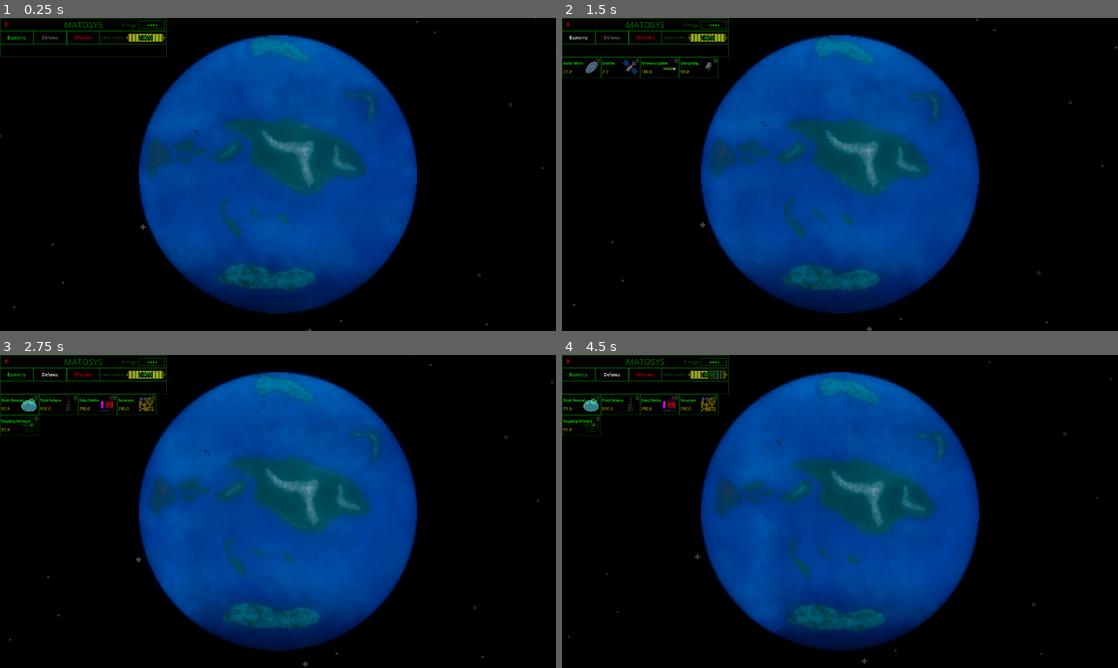
Above: before the commit, frames 1-4 (two rows, left to right).
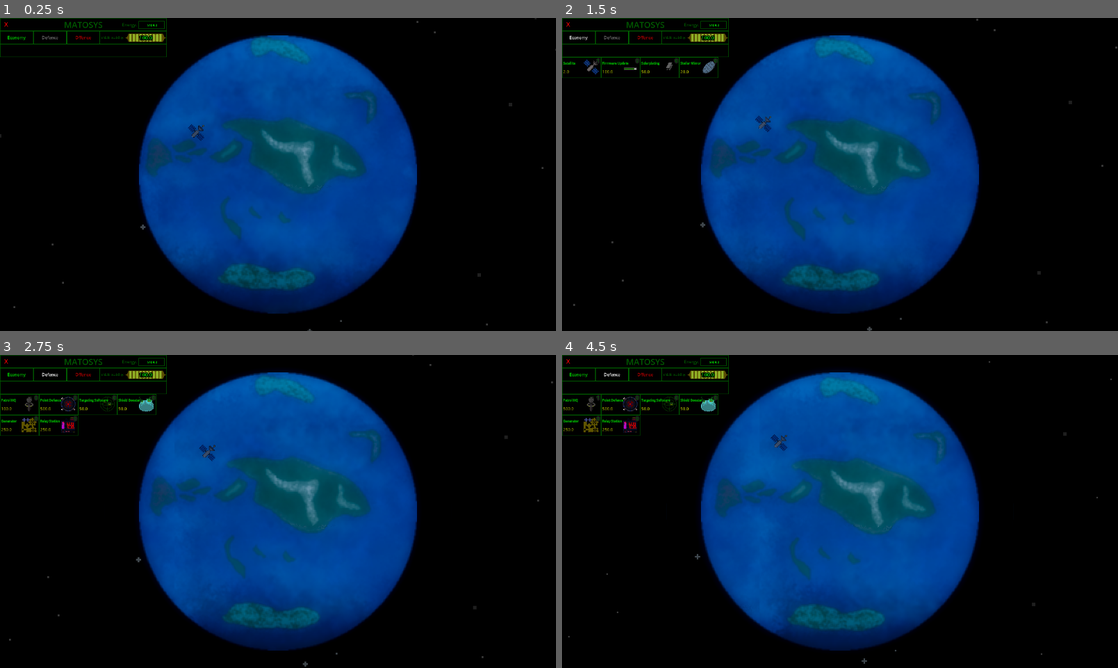
Above: after the commit, the same moments.

Repository: Matobro/yeehaw
Game: Godot game, scene res://PlanetScene.tscn
Two runs of this game, one before a commit and one after it. Both use one fixed random seed, a clock stepped at 60 frames per second and the inputs below.
Inputs (mouse positions are in pixels of both pictures, inside the frame that each line leads up to):
- Up to frame 1 (0.25 s): no input
- Up to frame 2 (1.5 s): click "Offensive" (after the commit: "Offence") at 0.5 s; click "Economy" at 1.25 s
- Up to frame 3 (2.75 s): click "Defence" at 2 s
- Up to frame 4 (4.5 s): click (584, 405) at 2.77 s; click "Economy" at 3.5 s; click "Defence" at 4.25 s

The runs differ from the first frame. In frame 1, 0.1% of the frame differs, in the area x 13-37%, y 5-40%; in frame 2, 0.5%; in frame 3, 0.9%; in frame 4, 0.9%, in the area x 0-41%, y 2-31%.

Commit message:
update 1

Diff:
--- a/AlarmArea.gd
+++ b/AlarmArea.gd
@@ -69,3 +69,14 @@
 	if exited_area.ship_team == 1:
 		if exited_area.origin in allies_in_area:
 			allies_in_area.erase(exited_area.origin)
+
+
+func get_random_enemy_in_area() -> Ship:
+	var valid_enemies = enemies_in_area.filter(func(ship):
+		return is_instance_valid(ship) and not ship.dead
+	)
+
+	if valid_enemies.is_empty():
+		return null
+
+	return valid_enemies.pick_random()
--- a/Economy.gd
+++ b/Economy.gd
@@ -18,6 +18,12 @@
 
 var point_defence_speed: float = 2.0 # in seconds
 var point_defence_speed_min: float = 0.1
+
+var defence_turret_speed: float = 1.0
+var defence_turret_speed_min: float = 0.1
+
+var defence_turret_damage: float = 1.0
+var defence_turret_bullet_speed: float = 200.0
 
 func add_power_up(type: PowerUp.Type, amount: float) -> bool:
 	var success: bool = true
@@ -111,3 +117,19 @@
 
 func get_point_defence_speed_min() -> float:
 	return point_defence_speed_min
+
+
+func get_defence_turret_speed() -> float:
+	return defence_turret_speed
+
+
+func get_defence_turret_speed_min() -> float:
+	return defence_turret_speed_min
+
+
+func get_defence_turret_damage() -> float:
+	return defence_turret_damage
+
+
+func get_defence_turret_bullet_speed() -> float:
+	return defence_turret_bullet_speed
--- /dev/null
+++ b/Items/Database/Autocannon.tres
@@ -0,0 +1,15 @@
+[gd_resource type="Resource" script_class="ItemData" format=3 uid="uid://cvqar7mh3dumt"]
+
+[ext_resource type="Script" uid="uid://ckw3mtxxh7toi" path="res://Items/ItemData.gd" id="1_0tqn2"]
+[ext_resource type="Texture2D" uid="uid://d0kmrj2b6oooy" path="res://Items/Sprites/AutocannonIcon.png" id="1_o0x2y"]
+[ext_resource type="PackedScene" uid="uid://cvo7wi87355kh" path="res://Satellite/DefenceTurret.tscn" id="2_37w7o"]
+
+[resource]
+script = ExtResource("1_0tqn2")
+item_category = 2
+item_scene = ExtResource("2_37w7o")
+item_icon = ExtResource("1_o0x2y")
+item_base_price = 250.0
+item_name = "Autocannon"
+item_description = "Shoots at enemy ships"
+metadata/_custom_type_script = "uid://ckw3mtxxh7toi"
--- a/Items/Database/FirmwareUpdate.tres
+++ b/Items/Database/FirmwareUpdate.tres
@@ -11,6 +11,6 @@
 item_icon = ExtResource("1_ck7f4")
 item_base_price = 100.0
 item_name = "Firmware Update"
-item_description = "Increases energy production by [color=green]{flat}[/color]
+item_description = "Increases satellite energy production by [color=green]{flat}[/color]
 Current flat bonus: [color=yellow]{energy_flat_bonus}[/color]"
 metadata/_custom_type_script = "uid://ckw3mtxxh7toi"
--- a/Items/Database/Generator.tres
+++ b/Items/Database/Generator.tres
@@ -12,6 +12,7 @@
 item_icon = ExtResource("1_33nrw")
 item_base_price = 250.0
 item_name = "Generator"
+price_scaling = 1.05
 item_description = "Increases shield regeneration by [color=green]{flat}[/color]
 Current regeneration: [color=yellow]{regeneration_amount}[/color]"
 metadata/_custom_type_script = "uid://ckw3mtxxh7toi"
--- /dev/null
+++ b/Items/Database/PatrolHQ.tres
@@ -0,0 +1,22 @@
+[gd_resource type="Resource" script_class="ItemData" format=3 uid="uid://dl02020bwdckp"]
+
+[ext_resource type="Texture2D" uid="uid://8hg6p5tt6bvp" path="res://Buildings/OrbitalBuilding..png" id="1_hnhto"]
+[ext_resource type="PackedScene" uid="uid://bhve3c5753kbt" path="res://ShipFactory.tscn" id="2_t5y0a"]
+[ext_resource type="Script" uid="uid://ckw3mtxxh7toi" path="res://Items/ItemData.gd" id="3_h4alj"]
+
+[sub_resource type="AtlasTexture" id="AtlasTexture_mplun"]
+atlas = ExtResource("1_hnhto")
+region = Rect2(64, 0, 64, 0)
+
+[resource]
+script = ExtResource("3_h4alj")
+item_category = 1
+item_scene = ExtResource("2_t5y0a")
+item_icon = SubResource("AtlasTexture_mplun")
+item_base_price = 100.0
+item_name = "Patrol HQ"
+price_scaling = 5.0
+item_description = "Builds patrol ships that stay near the planet to defend
+
+Max ships: [color=yellow]{max_ships}[/color]"
+metadata/_custom_type_script = "uid://ckw3mtxxh7toi"
--- a/Items/Database/PointDefenceTurret.tres
+++ b/Items/Database/PointDefenceTurret.tres
@@ -1,7 +1,7 @@
 [gd_resource type="Resource" script_class="ItemData" format=3 uid="uid://coau4cspiqmvg"]
 
 [ext_resource type="PackedScene" uid="uid://dl0uk3lq14spa" path="res://Satellite/PointDefenceTurret.tscn" id="1_8r35n"]
-[ext_resource type="Texture2D" uid="uid://d0kmrj2b6oooy" path="res://Items/Sprites/AutocannonIcon.png" id="1_08yo6"]
+[ext_resource type="Texture2D" uid="uid://bpkp6l56ta2n7" path="res://Items/Sprites/PointDefence.png" id="1_08yo6"]
 [ext_resource type="Script" uid="uid://ckw3mtxxh7toi" path="res://Items/ItemData.gd" id="1_vtm2t"]
 
 [resource]
--- a/Items/Database/Relay Station.tres
+++ b/Items/Database/Relay Station.tres
@@ -12,6 +12,7 @@
 item_icon = ExtResource("1_6vv47")
 item_base_price = 250.0
 item_name = "Relay Station"
+price_scaling = 1.05
 item_description = "Decreases shield regeneration delay by [color=green]{flat}[/color]s
 Current delay: [color=yellow]{shield_delay}[/color]s"
 metadata/_custom_type_script = "uid://ckw3mtxxh7toi"
--- a/Items/Database/ShieldBooster.tres
+++ b/Items/Database/ShieldBooster.tres
@@ -12,7 +12,7 @@
 item_icon = ExtResource("1_wrvyd")
 item_base_price = 50.0
 item_name = "Shield Booster"
-price_scaling = 1.5
+price_scaling = 2.0
 item_description = "Increases maximum shield by [color=green]{flat}[/color]
 Current: [color=yellow]{max_shield}[/color]"
 metadata/_custom_type_script = "uid://ckw3mtxxh7toi"
--- a/Items/Database/ShipFactory.tres
+++ /dev/null
@@ -1,22 +0,0 @@
-[gd_resource type="Resource" script_class="ItemData" format=3 uid="uid://dl02020bwdckp"]
-
-[ext_resource type="Texture2D" uid="uid://8hg6p5tt6bvp" path="res://Buildings/OrbitalBuilding..png" id="1_dvfy7"]
-[ext_resource type="Script" uid="uid://ckw3mtxxh7toi" path="res://Items/ItemData.gd" id="1_vgsiw"]
-[ext_resource type="PackedScene" uid="uid://bhve3c5753kbt" path="res://ShipFactory.tscn" id="2_q1f7s"]
-
-[sub_resource type="AtlasTexture" id="AtlasTexture_mplun"]
-atlas = ExtResource("1_dvfy7")
-region = Rect2(64, 0, 64, 0)
-
-[resource]
-script = ExtResource("1_vgsiw")
-item_category = 2
-item_scene = ExtResource("2_q1f7s")
-item_icon = SubResource("AtlasTexture_mplun")
-item_base_price = 50.0
-item_name = "Ship Factory"
-price_scaling = 10.0
-item_description = "Builds ships
-
-Max ships: [color=yellow]{max_ships}[/color]"
-metadata/_custom_type_script = "uid://ckw3mtxxh7toi"
--- a/Items/Database/SolarPlating.tres
+++ b/Items/Database/SolarPlating.tres
@@ -12,6 +12,6 @@
 item_base_price = 50.0
 item_name = "Solarplating"
 price_scaling = 1.5
-item_description = "Increases energy harvest speed by [color=green]{value}[/color]
+item_description = "Increases satellite energy harvest speed by [color=green]{value}[/color]
 Current harvest speed: [color=yellow]{harvest_speed}[/color]"
 metadata/_custom_type_script = "uid://ckw3mtxxh7toi"
--- a/Items/Database/StellarMirror.tres
+++ b/Items/Database/StellarMirror.tres
@@ -12,6 +12,6 @@
 item_base_price = 20.0
 item_name = "Stellar Mirror"
 price_scaling = 1.5
-item_description = "Increases energy production by [color=green]{value}[/color]
+item_description = "Increases satellite energy production by [color=green]{value}[/color]
 Current: [color=yellow]{energy_multiplier}[/color]"
 metadata/_custom_type_script = "uid://ckw3mtxxh7toi"
--- a/PlanetScene.tscn
+++ b/PlanetScene.tscn
@@ -566,7 +566,7 @@
 theme_override_styles/hover = ExtResource("16_pbg03")
 theme_override_styles/disabled = ExtResource("16_pbg03")
 theme_override_styles/focus = ExtResource("16_pbg03")
-text = "Offensive"
+text = "Offence"
 clip_text = true
 script = ExtResource("17_xqkmr")
 all_tabs = [NodePath("../../../EconomyShop"), NodePath("../../../DefenceShop"), NodePath("../../../OffenceShop")]
--- /dev/null
+++ b/Satellite/DefenceTurret.gd
@@ -0,0 +1,72 @@
+class_name DefenceTurret
+extends Node2D
+
+@export var bullet_scene: PackedScene
+var orbit_logic: OrbitLogic
+var variance: float = 0.01
+var base_center: Vector2 = Vector2.ZERO
+var base_radius: float = 100.0
+var base_orbit_speed: float = 0.025
+
+var fire_timer: float = 0.0
+
+func item_purchased(player: Player):
+	await self.ready
+
+
+func _ready():
+	fire_timer = 0.0
+	orbit_logic = OrbitLogic.new(
+		self, base_center, randomize_orbit(base_radius), randomize_orbit(base_orbit_speed)
+	)
+	add_child(orbit_logic)
+
+
+func _process(delta):
+	fire_timer -= delta
+	if fire_timer <= 0:
+		shoot()
+		fire_timer = Economy.get_defence_turret_speed()
+
+
+func shoot():
+	var planet: Planet = PlayerManager.get_planet()
+	var alarm_area: AlarmArea = planet.get_alarm_area()
+
+	var targeted_enemy: Ship = alarm_area.get_random_enemy_in_area()
+
+	if targeted_enemy == null:
+		fire_timer = 0.0
+		return
+
+	var new_bullet: Bullet = bullet_scene.instantiate()
+	var damage = Economy.get_defence_turret_damage()
+	var speed = Economy.get_defence_turret_speed()
+	var bullet_speed = Economy.get_defence_turret_bullet_speed()
+	var bullet_scale = Vector2(0.2, 0.2)
+
+	fire_timer = speed
+
+	new_bullet.global_position = global_position
+
+	var distance_vector = targeted_enemy.global_position - global_position
+	var distance = distance_vector.length()
+
+	var target_velocity = Vector2.ZERO
+	if targeted_enemy.has_method("get_velocity"):
+		target_velocity = targeted_enemy.get_velocity()
+
+	var travel_time = distance / bullet_speed
+
+	var predicted_pos = targeted_enemy.global_position + target_velocity * travel_time
+	var direction = (predicted_pos - global_position).normalized()
+	new_bullet.scale = bullet_scale
+	new_bullet.modulate = Color(0, 3, 0)
+	new_bullet.initialize_bullet(damage, bullet_speed, null, direction)
+
+	look_at(predicted_pos)
+	rotation += deg_to_rad(90)
+	get_tree().current_scene.add_child(new_bullet)
+
+func randomize_orbit(value) -> float:
+	return value * randf_range(1.0 - variance, 1.0 + variance)
--- /dev/null
+++ b/Satellite/DefenceTurret.tscn
@@ -0,0 +1,13 @@
+[gd_scene format=3 uid="uid://cvo7wi87355kh"]
+
+[ext_resource type="Texture2D" uid="uid://d0kmrj2b6oooy" path="res://Items/Sprites/AutocannonIcon.png" id="1_x4xn3"]
+[ext_resource type="Script" uid="uid://dh4lw8ka8mgh1" path="res://Satellite/DefenceTurret.gd" id="2_x4xn3"]
+[ext_resource type="PackedScene" uid="uid://crgby3stfd628" path="res://Ships/Bullet.tscn" id="3_0jfqx"]
+
+[node name="DefenceTurret" type="Sprite2D" unique_id=753828469]
+z_index = 10
+scale = Vector2(0.1, 0.1)
+texture = ExtResource("1_x4xn3")
+offset = Vector2(0, -25)
+script = ExtResource("2_x4xn3")
+bullet_scene = ExtResource("3_0jfqx")
--- a/Satellite/PointDefenceTurret.tscn
+++ b/Satellite/PointDefenceTurret.tscn
@@ -1,11 +1,10 @@
 [gd_scene format=3 uid="uid://dl0uk3lq14spa"]
 
-[ext_resource type="Texture2D" uid="uid://d0kmrj2b6oooy" path="res://Items/Sprites/AutocannonIcon.png" id="1_3o50n"]
+[ext_resource type="Texture2D" uid="uid://bpkp6l56ta2n7" path="res://Items/Sprites/PointDefence.png" id="1_3o50n"]
 [ext_resource type="Script" uid="uid://dpobw0dvn5i4p" path="res://Satellite/PointDefenceTurret.gd" id="2_3o50n"]
 
 [node name="PointDefenceTurret" type="Sprite2D" unique_id=753828469]
 z_index = 10
 scale = Vector2(0.1, 0.1)
 texture = ExtResource("1_3o50n")
-offset = Vector2(0, -24)
 script = ExtResource("2_3o50n")
--- a/Satellite/Satellite.tscn
+++ b/Satellite/Satellite.tscn
@@ -6,6 +6,6 @@
 [node name="Satellite" type="Sprite2D" unique_id=753828469]
 modulate = Color(0.4827013, 0.4827013, 0.4827013, 1)
 z_index = 10
-scale = Vector2(0.05, 0.05)
+scale = Vector2(0.15, 0.15)
 texture = ExtResource("1_w8beg")
 script = ExtResource("2_uja11")
--- a/Ships/Bullet.gd
+++ b/Ships/Bullet.gd
@@ -33,8 +33,14 @@
 
 
 func on_area_entered(entered_area: Area2D):
-	if !is_instance_valid(entered_area) or !is_instance_valid(origin): return
-	if entered_area == origin or entered_area.ship_team == origin.ship_team:
+	if !is_instance_valid(entered_area) or (!is_instance_valid(origin) and origin != null): return
+	var ship_team = 1
+	if origin == null:
+		ship_team = 1
+	else:
+		ship_team = origin.ship_team
+
+	if entered_area == origin or entered_area.ship_team == ship_team:
 		return
 
 	if entered_area.has_method("take_damage"):
--- a/Shop.gd
+++ b/Shop.gd
@@ -1,4 +1,18 @@
 extends Node2D
+
+var item_files = [
+	"res://Items/Database/PatrolHQ.tres",
+	"res://Items/Database/PointDefenceTurret.tres",
+	"res://Items/Database/TargetingSoftware.tres",
+	"res://Items/Database/ShieldBooster.tres",
+	"res://Items/Database/Generator.tres",
+	"res://Items/Database/Relay Station.tres",
+	"res://Items/Database/Satellite.tres",
+	"res://Items/Database/FirmwareUpdate.tres",
+	"res://Items/Database/SolarPlating.tres",
+	"res://Items/Database/StellarMirror.tres",
+	"res://Items/Database/Autocannon.tres"
+]
 
 var shop_button_scene: PackedScene = preload("res://ShopButton.tscn")
 
@@ -17,28 +31,11 @@
 
 
 func initialize_items():
-	var dir = DirAccess.open("res://Items/Database/")
-
-	if dir == null:
-		push_error("Failed to open directory")
-		return
-
-	dir.list_dir_begin()
-	var file_name = dir.get_next()
-
-	while file_name != "":
-		if not dir.current_is_dir() and not file_name.begins_with("."):
-			if file_name.ends_with(".tres"):
-				var path = "res://Items/Database/" + file_name
-				var item = load(path) as ItemData
-
-				if item != null:
-					items.append(item)
-					shop_add_item(item)
-
-		file_name = dir.get_next()
-
-	dir.list_dir_end()
+	for path in item_files:
+		var item = load(path) as ItemData
+		if item != null:
+			items.append(item)
+			shop_add_item(item)
 
 
 func shop_add_item(new_item: ItemData):
Binary file added: Items/Sprites/PointDefence.png
Not shown, added: Items/Sprites/PointDefence.png.import
Not shown, added: Satellite/DefenceTurret.gd.uid
Not shown, changed: docs/index.pck
